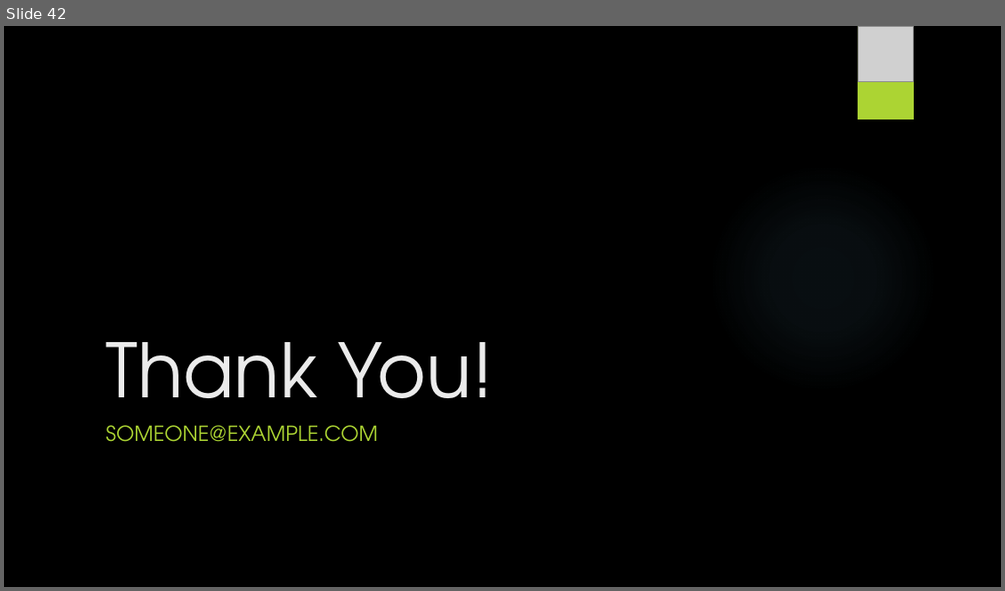
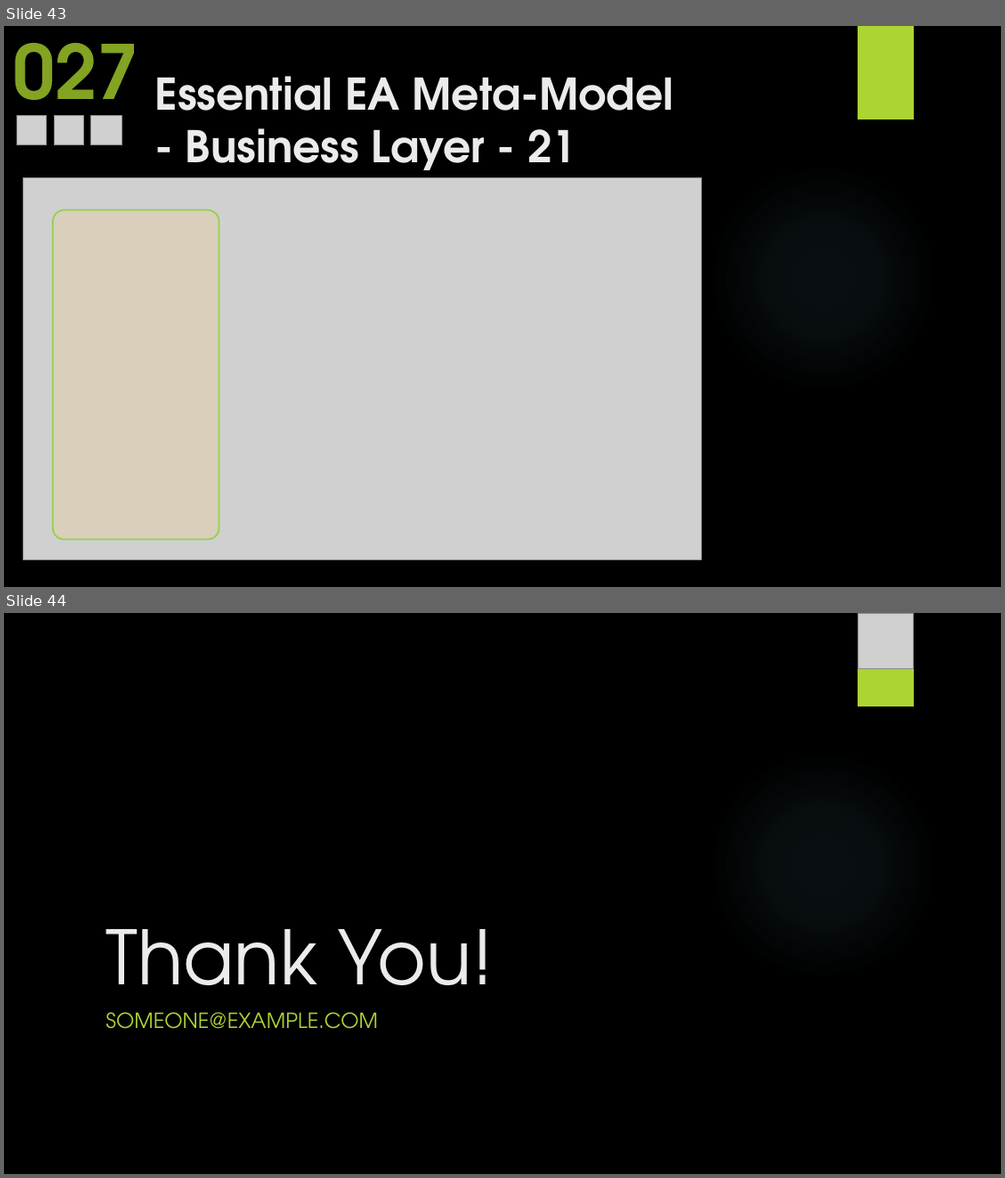
Before and after one commit to yasenstar/EA_MetaModel, a slide deck: Master_EAS_Meta-Model.pptx. Shown one above the other, each under a label of ours: slide 42 before the commit, slides 43 and 44 after it. The pictures are 1005x591 and 1005x1178 pixels, drawn with LibreOffice and Linux fonts; fonts in the diff are those of the drawing; grey boxes stand for pictures; background and template pictures are left out. Boxes give left, top, right and bottom in pixels: in the first picture for what was removed or moved away, otherwise in the second. Text is boxed around its words. In the diff, an @@ line names an element or a change of style, - is before the commit and + after.

```diff
--- a/Master_EAS_Meta-Model.pptx
+++ b/Master_EAS_Meta-Model.pptx
@@ slide 43 added at (x1=4, y1=26, x2=1001, y2=587), background picture (left out); not listed: 1 template element that a slide beside it also shows @@
@@ text added at (x1=13, y1=43, x2=138, y2=130), 72 pt, text #83A322, bold @@
+027
@@ rectangle added at (x1=858, y1=26, x2=914, y2=119), fill #ACD433 @@
@@ title added at (x1=155, y1=76, x2=674, y2=181), 42 pt, text #EBEBEB, bold @@
+Essential EA Meta-Model
+- Business Layer - 21
@@ picture added at (x1=16, y1=116, x2=47, y2=145) @@
@@ picture added at (x1=54, y1=116, x2=84, y2=145) @@
@@ picture added at (x1=91, y1=116, x2=122, y2=145) @@
@@ picture added at (x1=24, y1=178, x2=702, y2=560) @@
@@ rounded rectangle added at (x1=53, y1=210, x2=218, y2=539), fill #FFCC66 at 20% opacity, outline #92D050 1.5 pt @@
@@ what was slide 42 is now slide 44 @@
```
Also in this commit, not shown: 1 slide changed, 1 other slide added, 9 other files.
